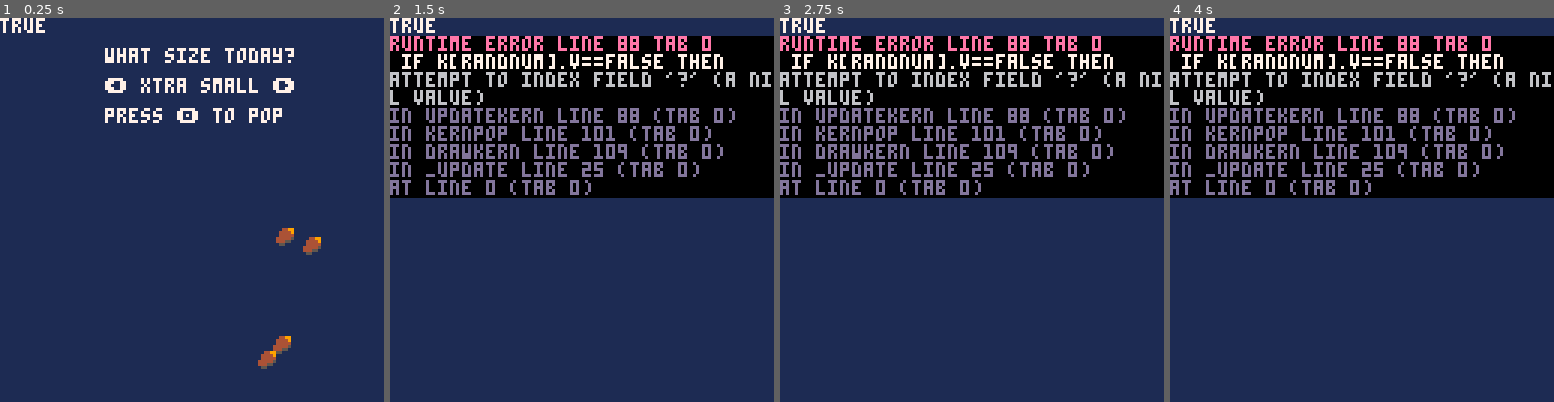
Above: before the commit, frames 1-4 (left to right).
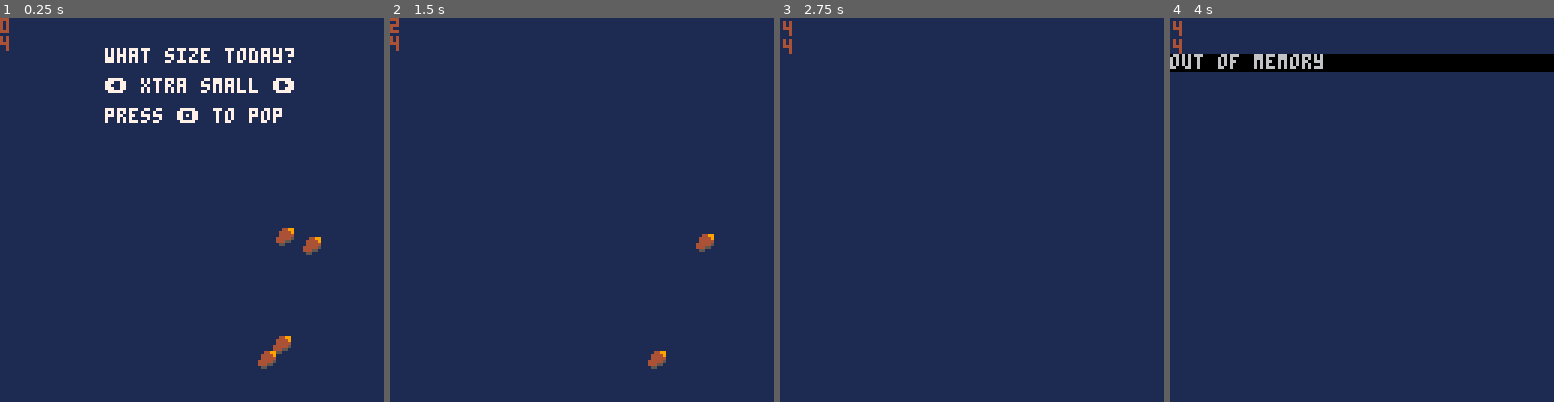
Above: after the commit, the same moments.

Repository: thoughtlesslabs/popper
Game: PICO-8 cartridge popper.p8
Same seed, same stepped clock (60 frames per second), same inputs: the game is played once before the commit and once after it.
Inputs:
- Up to frame 1 (0.25 s): no input
- Up to frame 2 (1.5 s): tap X (X key) at 0.33, 1.07 s; tap O (Z key) at 0.7 s
- Up to frame 3 (2.75 s): hold Right 1.6-2.1 s; tap O (Z key) at 1.7, 2.1, 2.5 s; tap X (X key) at 1.85 s; hold Right from 2.47 s (still down)
- Up to frame 4 (4 s): tap O (Z key) at 2.9, 3.3, 3.7 s; tap X (X key) at 2.97 s; release Right at 3.03 s; hold Left 3.08-3.58 s

The runs differ from the first frame. In frame 1, 0.3% of the frame differs, in the area x 0-12%, y 0-9%; in frame 2, 43%, in the area x 0-100%, y 0-92%; in frame 3, 42%; in frame 4, 39%.
Error before the commit: runtime error line 88 tab 0; if k[randnum].v==false then; attempt to index field '?' (a nil value)

Commit message:
Working on proper popping using new objects

Diff:
--- a/popper.p8
+++ b/popper.p8
@@ -33,7 +33,6 @@
 function updatestart()
 	level=levels[levelnum]
 	kern(level)
-	pop=false
 	popcount=0
 	mode="game"
 	gametimer=30
@@ -85,17 +84,15 @@
 function updatekern()
  mode="playing"
  shake=0.1
- --pick random kernel to pop
-	randnum=flr(rnd(kernels.n))
-	--check if kernel is already popped
- if k[randnum].v==false then
-  del(k.n,randnum)
-  updatekern()
-	elseif k[randnum].v then
-		k[randnum].v=false
-		pop=true
-		sfx(0)
-		popcount+=1
+ rkern=flr(rnd(#kernels)+1)
+ if kernels[rkern].v==false then
+ 	del(kernels,kernels[rkern].n)
+ 	updatekern()
+ elseif kernels[rkern] then
+ 	sfx(0)
+ 	kernels[rkern].v=false
+ 	kernels[rkern].p=true
+ 	popcount+=1
  end
 end
 
@@ -108,31 +105,32 @@
 function drawkern()
 	local i
 	cls(1)
-	print(kernels[1].v)
+	print(popcount,20)
+	print(#kernels)
 	kernpop()
 	kcount()
 	jitter()
 	for i=1,#kernels do
 		if kernels[i].v then
 			spr(2,kernels[i].x+rnd(jit),kernels[i].y+rnd(jit))
-		elseif pop then
+		elseif kernels[i].p then
 			if kernels[i].r==1 then
-				spr(1,x[i]+5,y[i]+5,1,1,true)
-			elseif r[i]==2 then
-				spr(1,x[i]+5,y[i]+5,1,1,false)
-			elseif r[i]==3 then
-				spr(1,x[i]+5,y[i]+5,1,1,false,true)
-			elseif r[i]==4 then
-				spr(1,x[i]+5,y[i]+5,1,1,true,false)
+				spr(1,kernels[i].x+5,kernels[i].y+5,1,1,true)
+			elseif kernels[i]==2 then
+				spr(1,kernels[i].x+5,kernels[i].y+5,1,1,false)
+			elseif kernels[i]==3 then
+				spr(1,kernels[i].x+5,kernels[i].y+5,1,1,false,true)
+			elseif kernels[i]==4 then
+				spr(1,kernels[i].x+5,kernels[i].y+5,1,1,true,false)
 			end
 		end
 	end
-	if not(pop) then
+	if mode=="game" then
 		print("what size today?",35,10,7)
 		print("⬅️ "..levelsname.." ➡️",35,20,7)
 		print("press 🅾️ to pop",35,30,7)
 
-	elseif popcount==#x then
+	elseif popcount==#kernels then
 		retry()
 	end
 end
